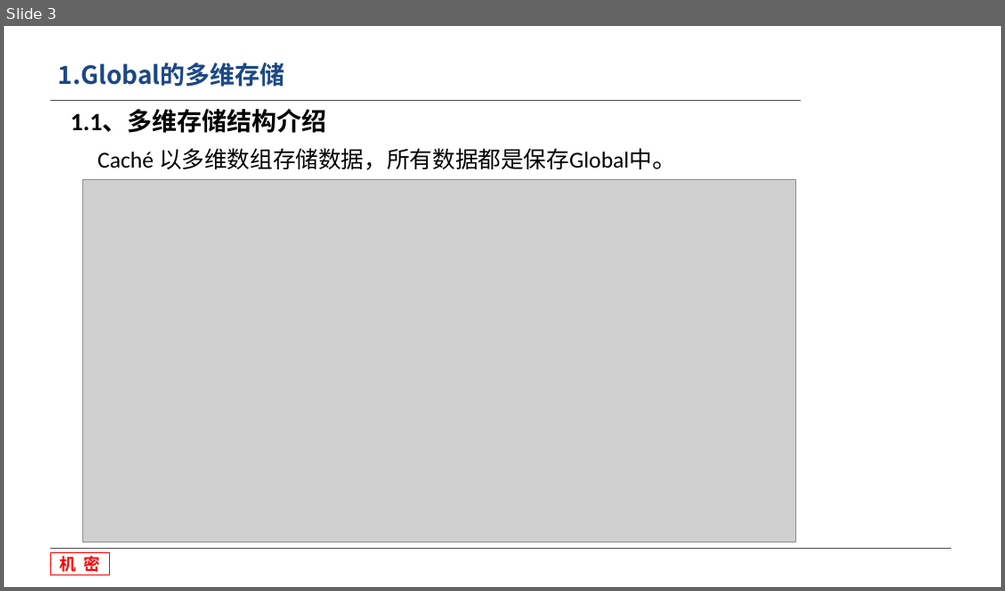
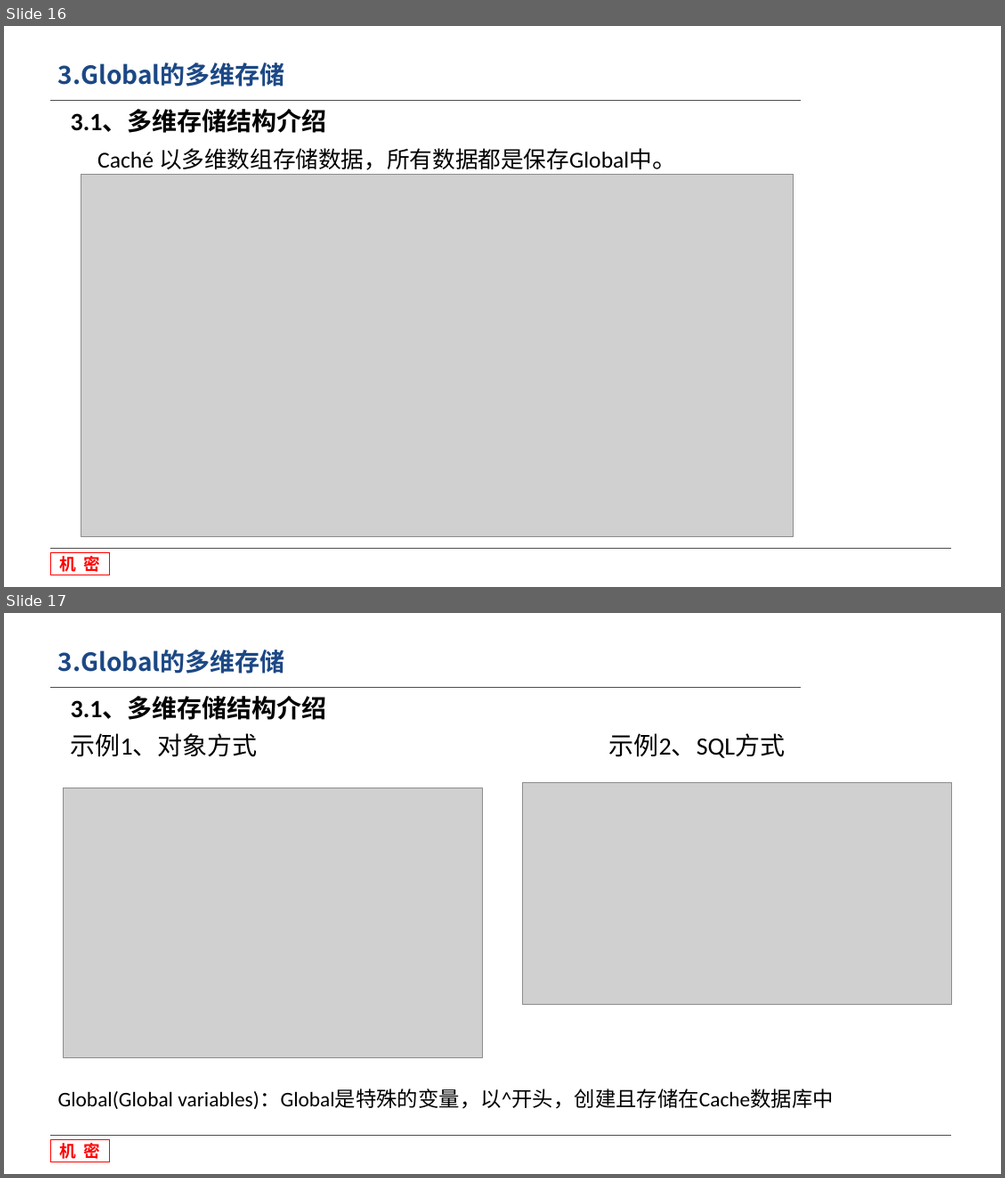
Before and after one commit to wang107014/WorkSpace, a slide deck: 收费-MD/文档/数据库安装和介绍培训.pptx. Shown one above the other, each under a label of ours: slide 3 before the commit, slides 16 and 17 after it. The pictures are 1005x591 and 1005x1178 pixels, drawn with LibreOffice and Linux fonts; fonts in the diff are those of the drawing; grey boxes stand for pictures; background and template pictures are left out. Boxes give left, top, right and bottom in pixels: in the first picture for what was removed or moved away, otherwise in the second. Text is boxed around its words. In the diff, an @@ line names an element or a change of style, - is before the commit and + after.

```diff
--- a/收费-MD/文档/数据库安装和介绍培训.pptx
+++ b/收费-MD/文档/数据库安装和介绍培训.pptx
@@ slide 17 added at (4,613,1001,1174), background #FFFFFF; not listed: 3 template elements that a slide beside it also shows @@
@@ title added at (58,649,285,674), 24 pt, text #1C4885, bold @@
+3.Global的多维存储
@@ text added at (71,697,327,757), 24 pt, text #000000, bold @@
+3.1、多维存储结构介绍
+示例1、对象方式
@@ text added at (609,733,785,758), 24 pt, text #000000 @@
+示例2、SQL方式
@@ picture added at (63,788,482,1057) @@
@@ picture added at (523,783,952,1004) @@
@@ text added at (58,1089,833,1109), 20 pt, text #000000 @@
+Global(Global variables)：Global是特殊的变量，以^开头，创建且存储在Cache数据库中
@@ what was slide 3 is now slide 16 @@
@@ slide 16 changed as well @@
@@ title at (58,62,285,87): text changed @@
-1.Global的多维存储
+3.Global的多维存储
@@ text at (71,110,327,133): text changed @@
-1.1、多维存储结构介绍
+3.1、多维存储结构介绍
@@ picture: place and size @@
-picture at (83,180,796,542)
+picture at (81,175,793,537)
```
Also in this commit, not shown: 16 other slides changed, 2 other slides added, 18 other files.
